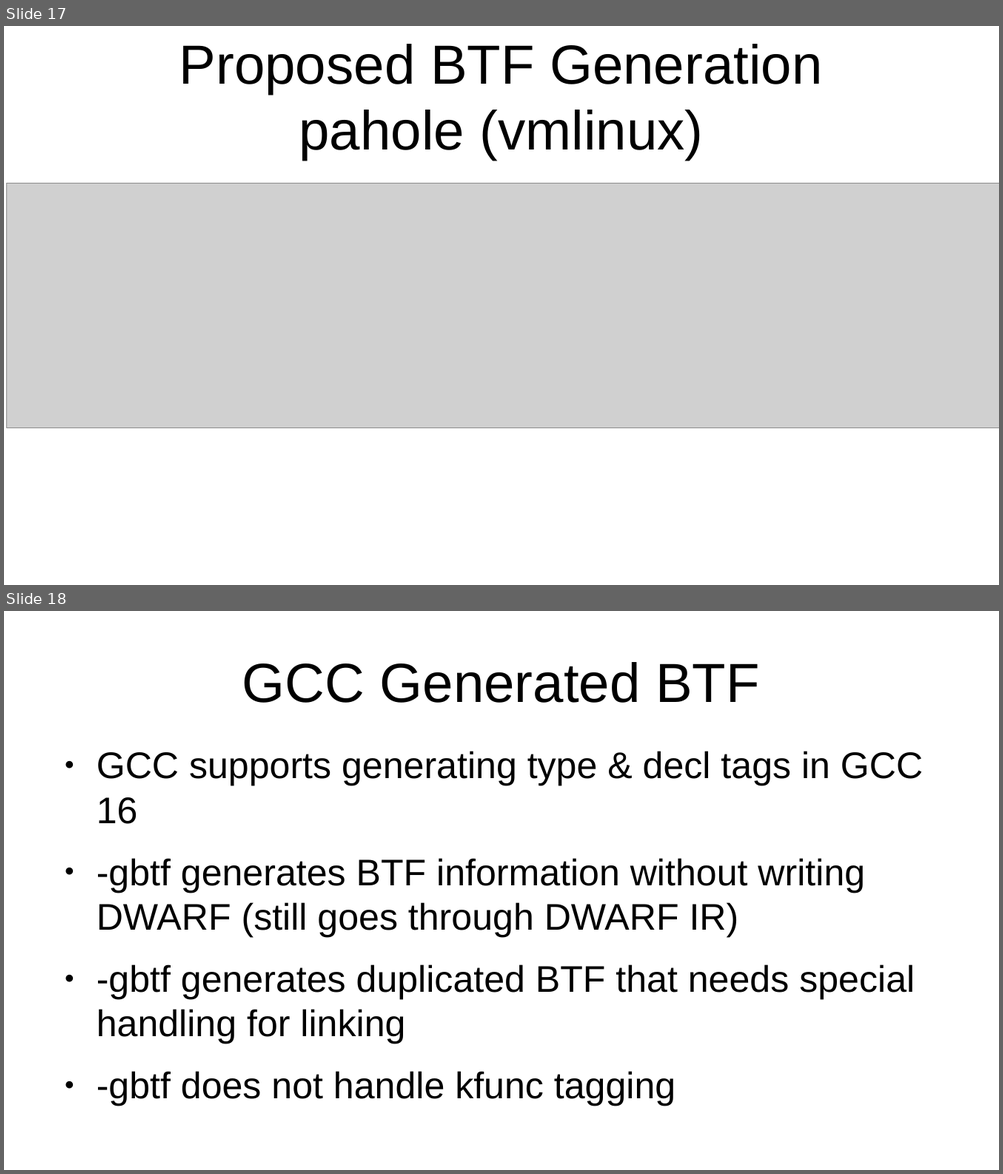
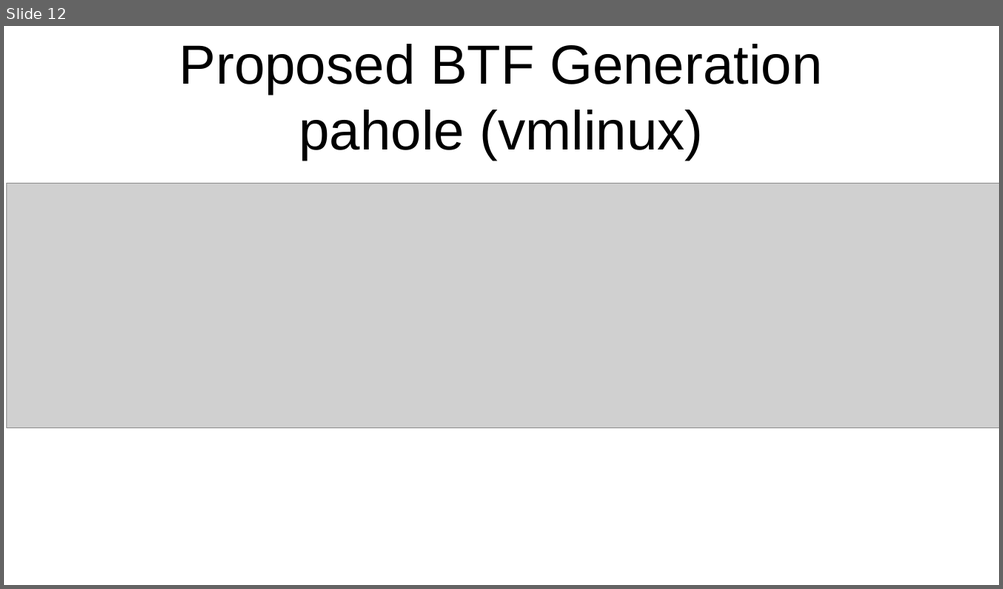
Before and after one commit to peter-shoes/lsfmm_slides, a slide deck: ctf_lsfmm.odp. Shown one above the other, each under a label of ours: slides 17 and 18 before the commit, slide 12 after it. The pictures are 1003x1174 and 1003x589 pixels, drawn with LibreOffice and Linux fonts; fonts in the diff are those of the drawing; grey boxes stand for pictures. Boxes give left, top, right and bottom in pixels: in the first picture for what was removed or moved away, otherwise in the second. Text is boxed around its words. In the diff, an @@ line names an element or a change of style, - is before the commit and + after.

```diff
--- a/ctf_lsfmm.odp
+++ b/ctf_lsfmm.odp
@@ slide 18 removed at (x1=4, y1=611, x2=999, y2=1170), background #FFFFFF @@
@@ title removed at (x1=242, y1=662, x2=759, y2=703) @@
-GCC Generated BTF
@@ text removed at (x1=96, y1=751, x2=922, y2=1106) @@
-● GCC supports generating type & decl tags in GCC 16
-● -gbtf generates BTF information without writing DWARF (still goes through DWARF IR)
-● -gbtf generates duplicated BTF that needs special handling for linking
-● -gbtf does not handle kfunc tagging
@@ what was slide 17 is now slide 12 @@
```
Also in this commit, not shown: 6 slides changed, 5 other slides removed.
